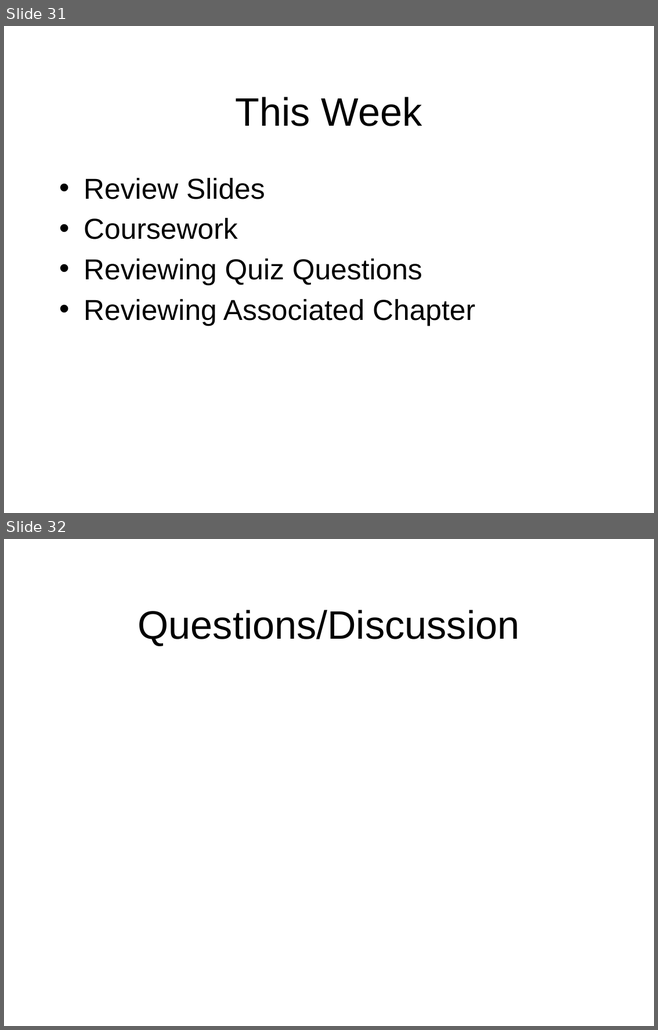
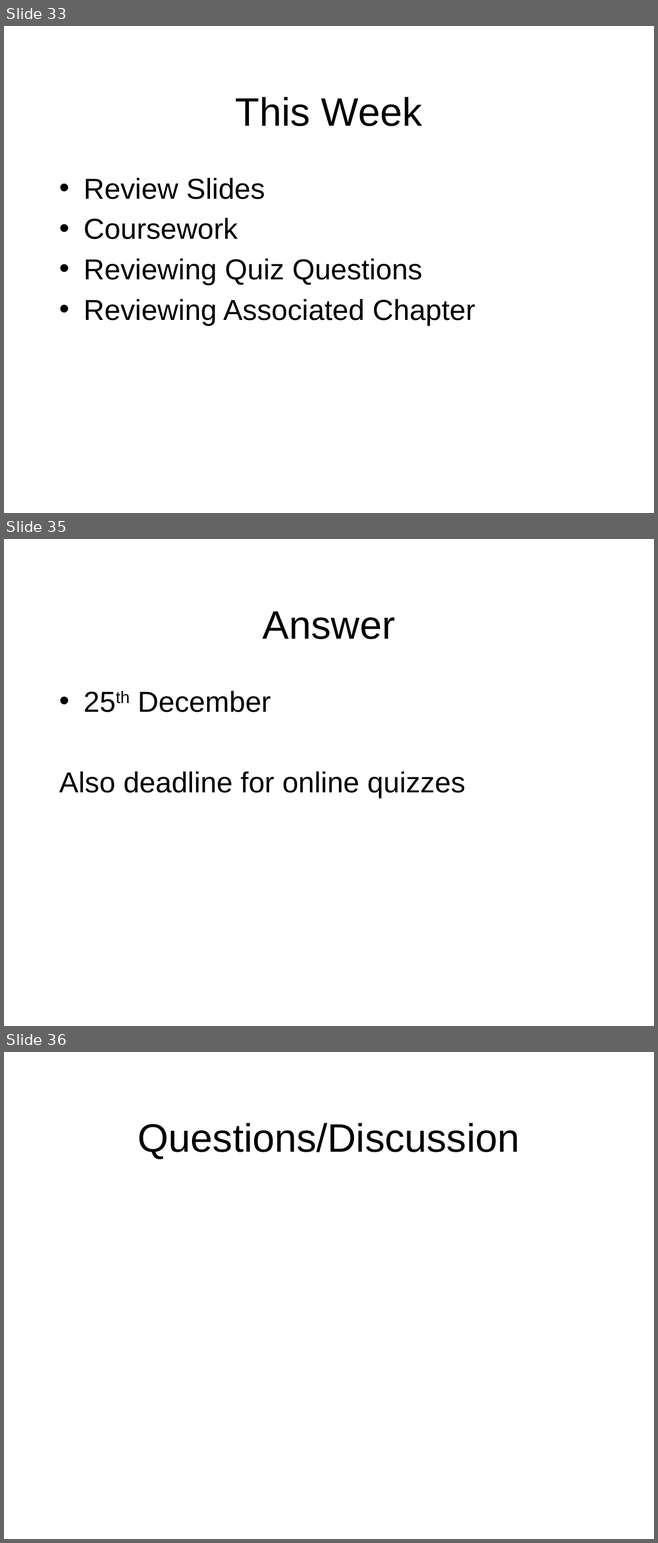
Before and after one commit to octaviordz/zjnu2017.github.io, a slide deck: OOAD/lectures/110--Revision.pptx. Shown one above the other, each under a label of ours: slides 31 and 32 before the commit, slides 33, 35 and 36 after it; the slides between them are not shown. The pictures are 658x1030 and 658x1543 pixels, drawn with LibreOffice and Linux fonts; fonts in the diff are those of the drawing. Boxes give left, top, right and bottom in pixels: in the first picture for what was removed or moved away, otherwise in the second. Text is boxed around its words. In the diff, an @@ line names an element or a change of style, - is before the commit and + after.

```diff
--- a/OOAD/lectures/110--Revision.pptx
+++ b/OOAD/lectures/110--Revision.pptx
@@ slide 35 added at box(4, 539, 654, 1026), background #FFFFFF @@
@@ title added at box(263, 611, 395, 639), 44 pt, text #000000 @@
+Answer
@@ text added at box(59, 691, 465, 798), 32 pt, text #000000 @@
+• 25th December
+Also deadline for online quizzes
@@ what was slide 31 is now slide 33 @@
@@ what was slide 32 is now slide 36 @@
```
Also in this commit, not shown: 3 other slides added.
